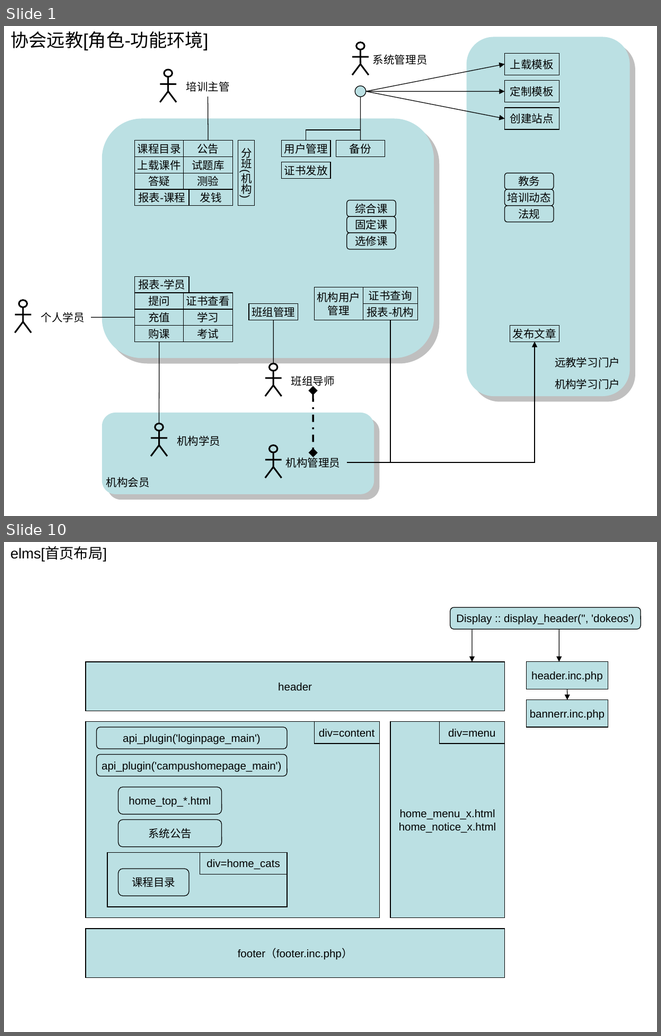
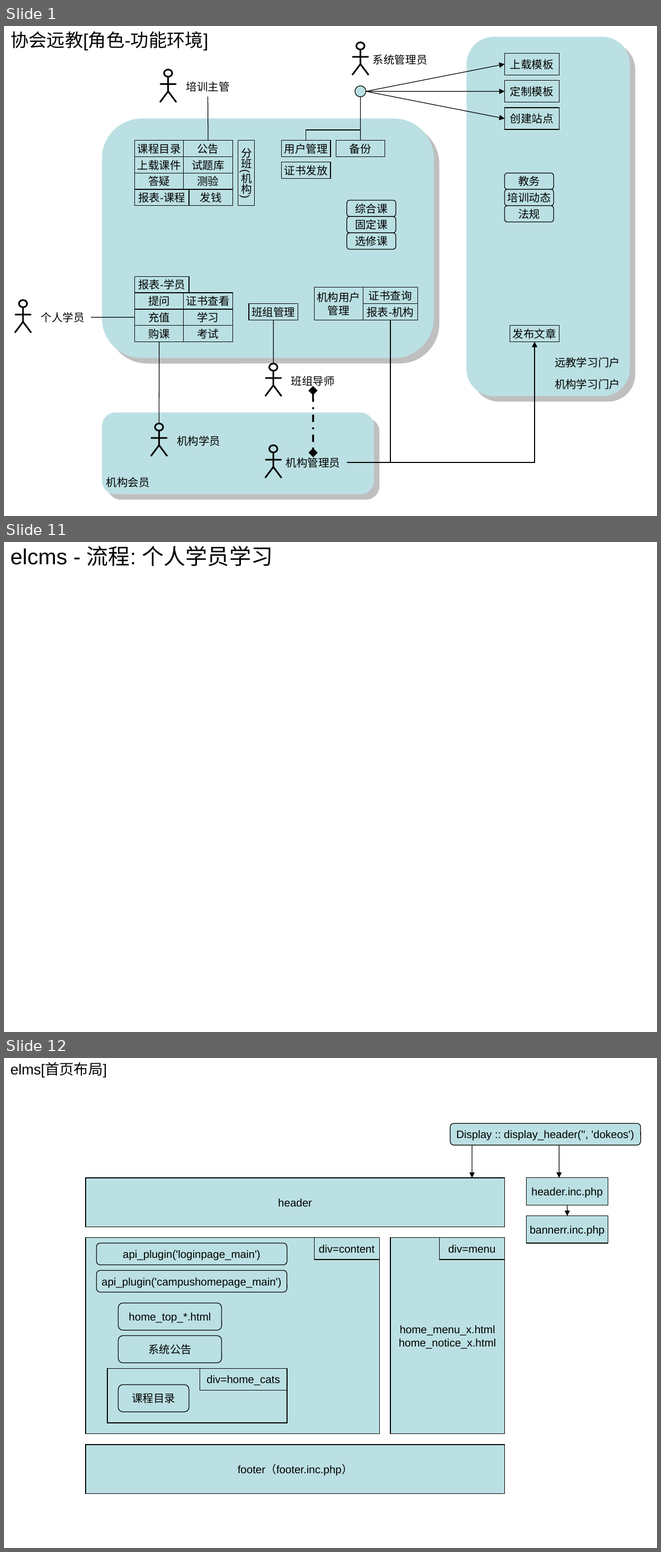
Before and after one commit to huhongjun/mydokeos, a slide deck: docu/Dokeos-lcms.ppt. Shown one above the other, each under a label of ours: slides 1 and 10 before the commit, slides 1, 11 and 12 after it; the slides between them are not shown. The pictures are 661x1036 and 661x1552 pixels, drawn with LibreOffice and Linux fonts; fonts in the diff are those of the drawing. Boxes give left, top, right and bottom in pixels: in the first picture for what was removed or moved away, otherwise in the second. Text is boxed around its words. In the diff, an @@ line names an element or a change of style, - is before the commit and + after.

```diff
--- a/docu/Dokeos-lcms.ppt
+++ b/docu/Dokeos-lcms.ppt
@@ slide 11 added at bbox=[4, 542, 657, 1032], background #FFFFFF @@
@@ title added at bbox=[10, 546, 273, 566], 24 pt, text #000000 @@
+elcms - 流程: 个人学员学习
@@ what was slide 10 is now slide 12 @@
```
Also in this commit, not shown: 5 slides changed, 3 other slides added, 2 slides removed, 5 other files.
